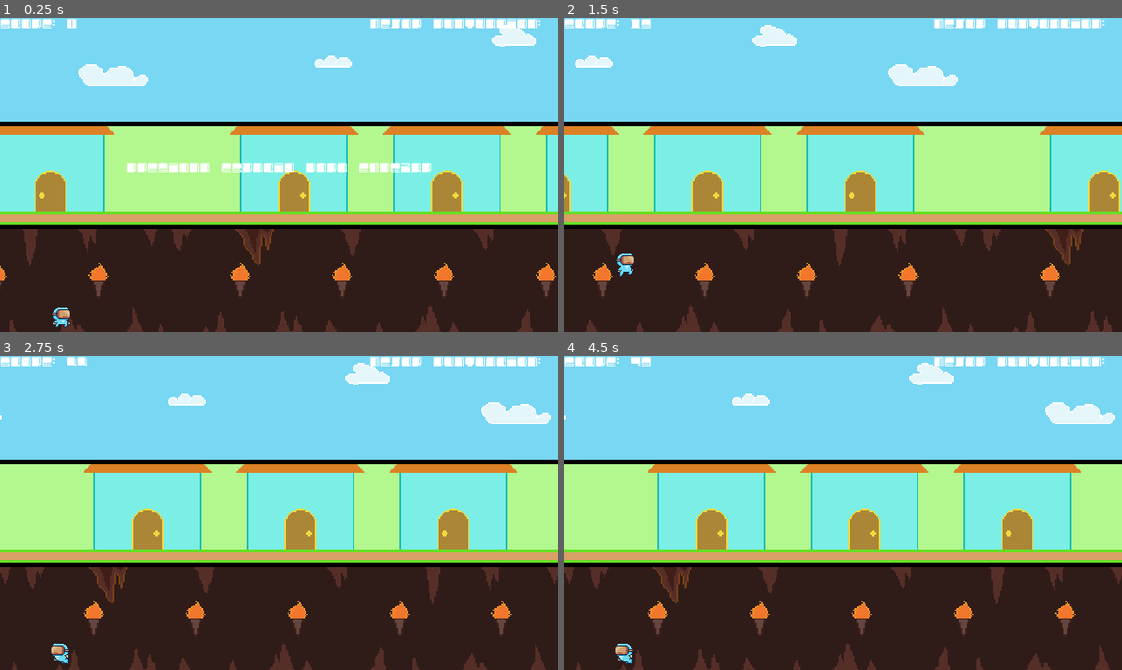
Above: before the commit, frames 1-4 (two rows, left to right).
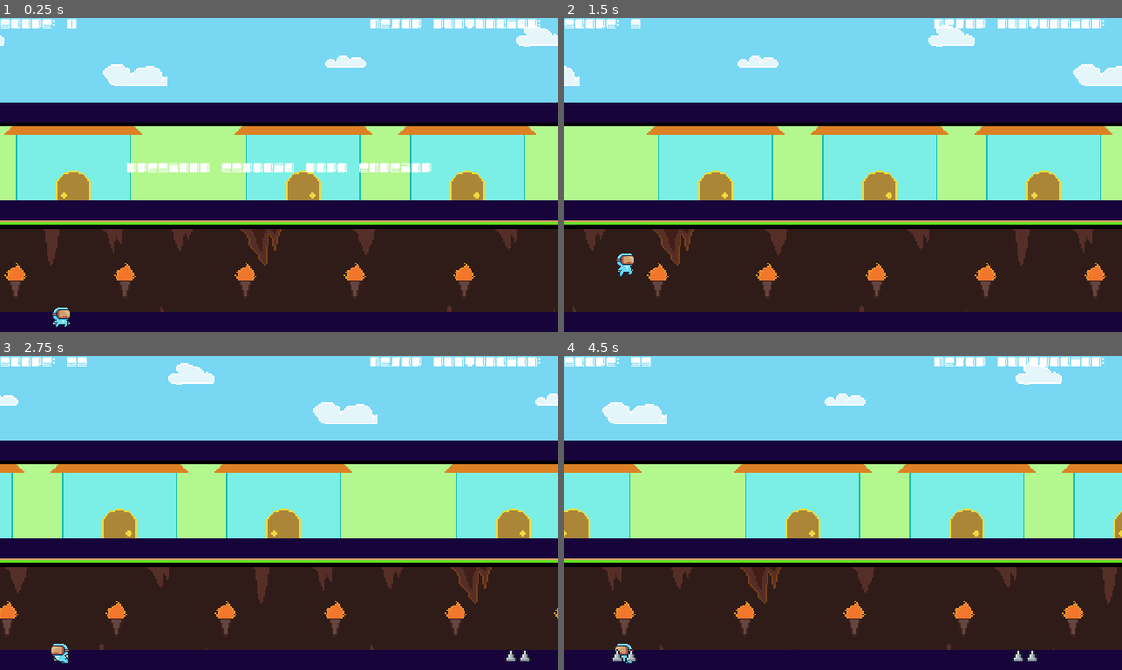
Above: after the commit, the same moments.

Repository: CarlosArmando037/PrimerJuego
Game: Godot game, scene res://level.tscn
Same seed, same stepped clock (60 frames per second), same inputs: the game is played once before the commit and once after it.
Inputs:
- Up to frame 1 (0.25 s): no input
- Up to frame 2 (1.5 s): tap Space at 0.5 s; hold Up (ui_up) from 0.53 s (still down); tap Enter (ui_accept) at 0.77 s
- Up to frame 3 (2.75 s): tap Enter (ui_accept) at 1.52 s; release Up (ui_up) at 2.03 s; hold Down (ui_down) from 2.03 s (still down)
- Up to frame 4 (4.5 s): release Down (ui_down) at 2.78 s; hold Up (ui_up) 2.78-4.28 s; tap Enter (ui_accept) at 3.02, 3.77 s; hold Down (ui_down) from 4.28 s (still down)

The runs differ from the first frame. In frame 1, 30% of the frame differs, in the area x 0-100%, y 2-100%; in frame 2, 35%; in frame 3, 36%; in frame 4, 42%, in the area x 0-100%, y 0-100%.

Commit message:
enemigos basicos y pisos

Diff:
--- a/Backgroud.tscn
+++ b/Backgroud.tscn
@@ -6,9 +6,9 @@
 
 [node name="ParallaxLayer" type="ParallaxLayer" parent="."]
 motion_scale = Vector2(0.6, 0.6)
-motion_mirroring = Vector2(630, 0)
+motion_mirroring = Vector2(640, 0)
 
 [node name="Sprite2D" type="Sprite2D" parent="ParallaxLayer"]
-scale = Vector2(1.67, 1.67)
+scale = Vector2(1.79167, 1.67)
 texture = ExtResource("1_b83yc")
 centered = false
--- a/ground.tscn
+++ b/ground.tscn
@@ -1,4 +1,6 @@
-[gd_scene load_steps=2 format=3 uid="uid://cj4sb00krls1o"]
+[gd_scene load_steps=3 format=3 uid="uid://cj4sb00krls1o"]
+
+[ext_resource type="Texture2D" uid="uid://h4jctclhykk5" path="res://Free/Background/piso_abajo.png" id="1_j6wql"]
 
 [sub_resource type="RectangleShape2D" id="RectangleShape2D_w1vhf"]
 size = Vector2(1576, 5)
@@ -8,3 +10,8 @@
 [node name="CollisionShape2D" type="CollisionShape2D" parent="."]
 position = Vector2(468, 357.5)
 shape = SubResource("RectangleShape2D_w1vhf")
+
+[node name="Sprite2D" type="Sprite2D" parent="."]
+position = Vector2(571, 180)
+scale = Vector2(2.7875, 1)
+texture = ExtResource("1_j6wql")
--- a/level.gd
+++ b/level.gd
@@ -1,20 +1,39 @@
 extends Node2D
-#const player_start_pos := Vector2i(150, 485)
+#---------------------precargar las ecenas de obstaculos
+var spikes_scene = preload("res://spikes.tscn")
+var turtle_scene = preload("res://turtle.tscn")
+var bird_scene = preload("res://blue_bird.tscn")
+var rino_scene = preload("res://rino.tscn")
+
+var obstacles_type := [spikes_scene, rino_scene]
+var obstacles : Array
+var bird_heights := [200, 390]
+var turtle_heights := [200, 390]
+
+#----------------GAME VARIABLES
 const player_start_pos := Vector2i(-250,300)
 const cam_start_pos := Vector2i(0,180)
-#const cam_start_pos := Vector2i(576
 
 var score : int
 const Score_modifier : int = 30
+
 var SPEED : float
-const START_SPEED : float = 10.0
+
+#----------Velocidad inicial
+const START_SPEED : float = 5.0
 const MAX_SPEED : int = 25
+const Speed_modifier : int = 5000
 var screen_size : Vector2i
 
+var ground_height : int
 var game_running : bool
+
+var last_obs
 
 func _ready():
 	screen_size = get_window().size
+
+	ground_height = $ground_down.get_node("Sprite2D").texture.get_height()
 	new_game()
 
 func new_game():
@@ -33,7 +52,12 @@
 
 func _process(delta):
 	if game_running:
-		SPEED = START_SPEED
+		SPEED = START_SPEED + score / Speed_modifier
+		if SPEED > MAX_SPEED:
+			SPEED = MAX_SPEED
+
+		#generar obstaculos funcion
+		generate_obs()
 
 		$jugador.position.x += SPEED
 		$Camera2D.position.x += SPEED
@@ -41,6 +65,7 @@
 		score += SPEED
 		show_Score()
 
+		#actualizacion de suelos
 		if $Camera2D.position.x - $ground_down.position.x > screen_size.x * 1.5:
 			$ground_down.position.x += screen_size.x
 		elif $Camera2D.position.x - $ground_top.position.x > screen_size.x * 1.5:
@@ -51,6 +76,24 @@
 		if Input.is_action_pressed("ui_accept"):
 			game_running = true
 			$HUD.get_node("StartLabel").hide()
+
+func  generate_obs():
+	if obstacles.is_empty() or last_obs. position.x < score + randi_range(300, 500):
+		var obs_type = obstacles_type[randi() % obstacles_type.size()]
+		var obs
+		obs = obs_type.instantiate()
+		var obs_height = obs.get_node("Sprite2D").texture.get_height()
+		var obs_scale = obs.get_node("Sprite2D").scale
+		var obs_x : int = screen_size.x + score + 300
+		var obs_y : int = screen_size.y - ground_height - (obs_height * obs_scale.y / 2) + 350
+		last_obs = obs
+		add_obs(obs, obs_x, obs_y)
+
+func add_obs(obs, x, y):
+		obs.position = Vector2i(x, y)
+		add_child(obs)
+		obstacles.append(obs)
+
 func show_Score():
 	#con el get node podemos conseguir los nodos dentre de la ecena de HUD
 	$HUD.get_node("ScoreLabel").text = "SCORE: " + str(score / Score_modifier)
--- /dev/null
+++ b/rino.tscn
@@ -0,0 +1,17 @@
+[gd_scene load_steps=3 format=3 uid="uid://b52roqfbr18kn"]
+
+[ext_resource type="Texture2D" uid="uid://d0xekr817f8q" path="res://Free/Enemies/Rino/Idle (52x34).png" id="1_i4w0v"]
+
+[sub_resource type="RectangleShape2D" id="RectangleShape2D_sd4gg"]
+size = Vector2(43, 27)
+
+[node name="Area2D" type="Area2D"]
+
+[node name="Sprite2D" type="Sprite2D" parent="."]
+texture = ExtResource("1_i4w0v")
+region_enabled = true
+region_rect = Rect2(262, 6, 48, 28)
+
+[node name="CollisionShape2D" type="CollisionShape2D" parent="."]
+position = Vector2(-0.5, 0.5)
+shape = SubResource("RectangleShape2D_sd4gg")
--- a/spikes.tscn
+++ b/spikes.tscn
@@ -5,7 +5,10 @@
 [node name="Spikes" type="Area2D"]
 
 [node name="Sprite2D" type="Sprite2D" parent="."]
+scale = Vector2(2, 2)
 texture = ExtResource("1_o267x")
 
 [node name="CollisionPolygon2D" type="CollisionPolygon2D" parent="."]
-polygon = PackedVector2Array(0, 8, 3, 2, 4, 2, 7, 8, -8, 8, -5, 2, -4, 2)
+position = Vector2(3.90625, -0.2125)
+scale = Vector2(1.3125, 2.0625)
+polygon = PackedVector2Array(-2.21429, 7.86061, 2.35714, 1.55758, 7, 8, -15.1667, 7.86061, -9.83333, 1.55758, -4.5, 7.86061)
Binary file added: Free/Background/piso_abajo.png
Not shown, added: Free/Background/piso_abajo.png.import
